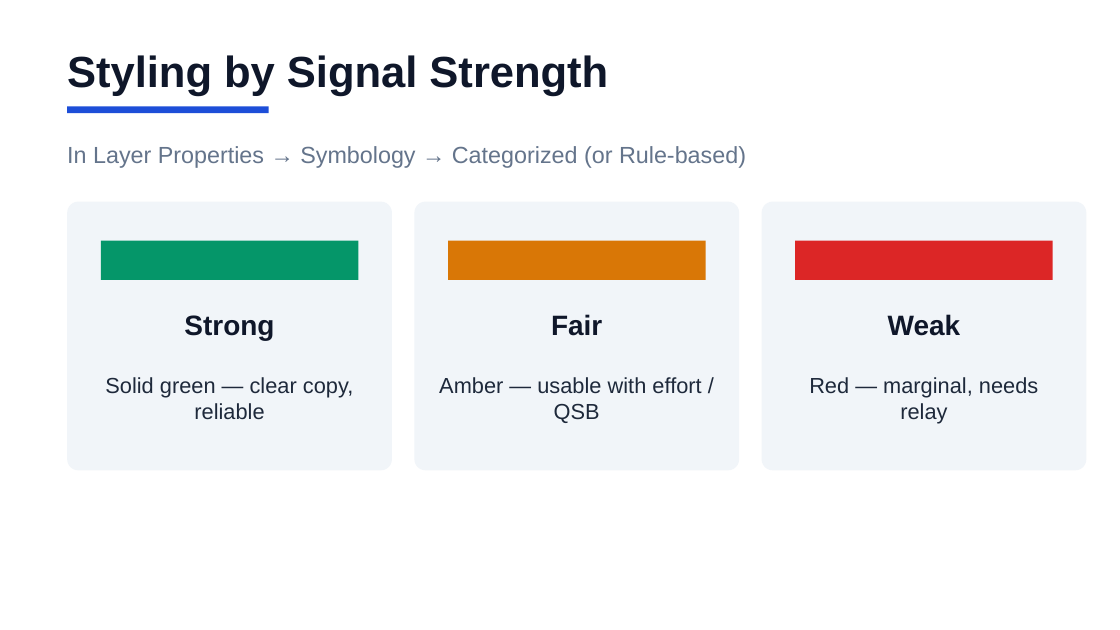
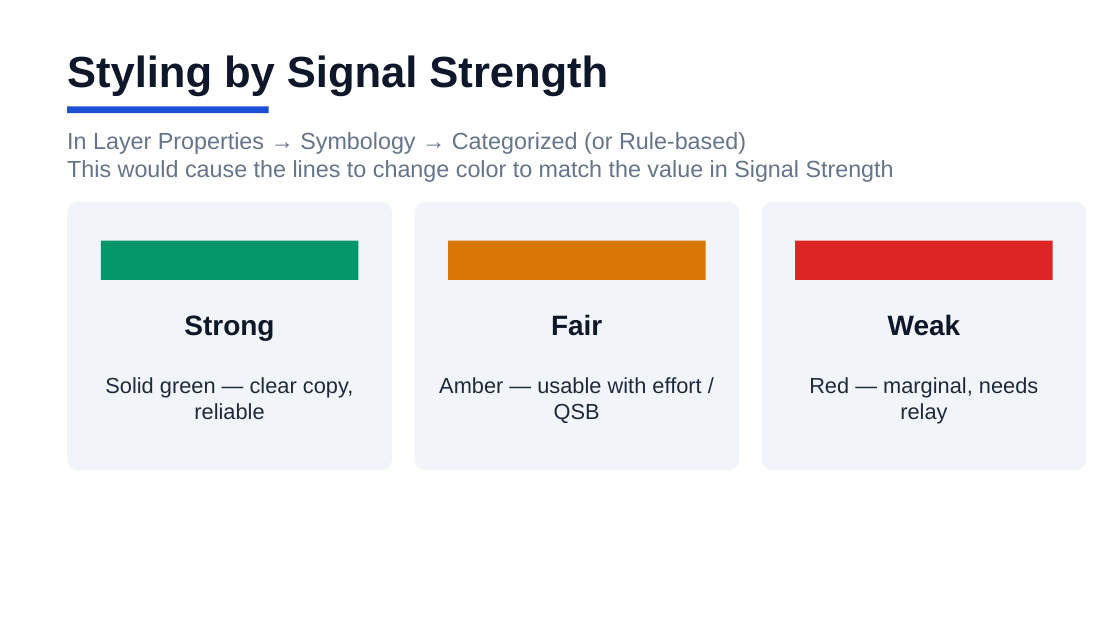
Before and after one commit to KC3DRU/EmComm-Mapping-Demo, a slide deck: slide 18 of QGIS_EmComm_Mapping_Intro_v2.odp. Drawn at 1120x630 pixels with LibreOffice and Linux fonts; fonts in the diff are those of the drawing. Boxes give left, top, right and bottom in pixels: in the first picture for what was removed or moved away, otherwise in the second. Text is boxed around its words. In the diff, an @@ line names an element or a change of style, - is before the commit and + after.

```diff
--- a/QGIS_EmComm_Mapping_Intro_v2.odp
+++ b/QGIS_EmComm_Mapping_Intro_v2.odp
@@ text at box(67, 160, 894, 182): paragraph added @@
+This would cause the lines to change color to match the value in Signal Strength
```
Also in this commit, not shown: 3 other slides changed, 6 other files.
